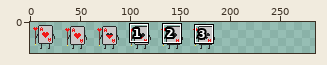
One commit to this sprite sheet: Assets/Settings/sprites/enemigos/cardDeath.png. Above, an overview of the earlier version with the close-up marked.
Close-up. Before:
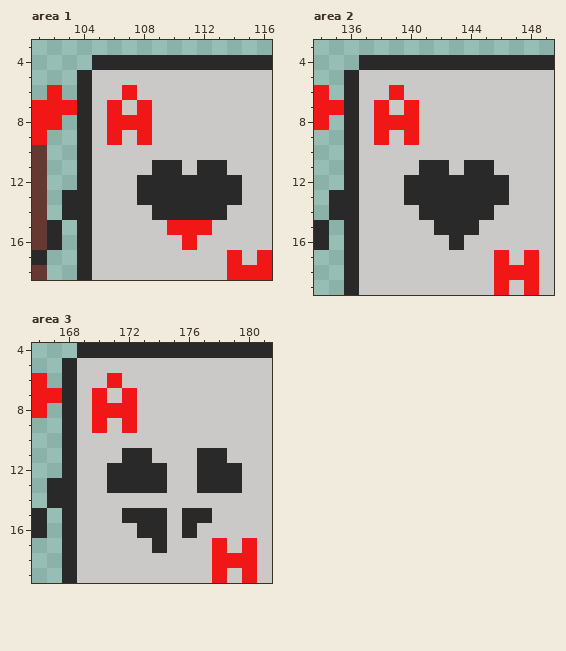
The file is 192x32 pixels. Colours within 5 levels of each other are drawn and written as one. Shown: area 1: x 101..116, y 3..18; area 2: x 134..149, y 3..19; area 3: x 166..181, y 4..19. The old version is drawn lined up with the new one, on the new canvas. The wide view leaves out empty margins. The commit also changed other parts of the picture, which this record leaves out.
New version:
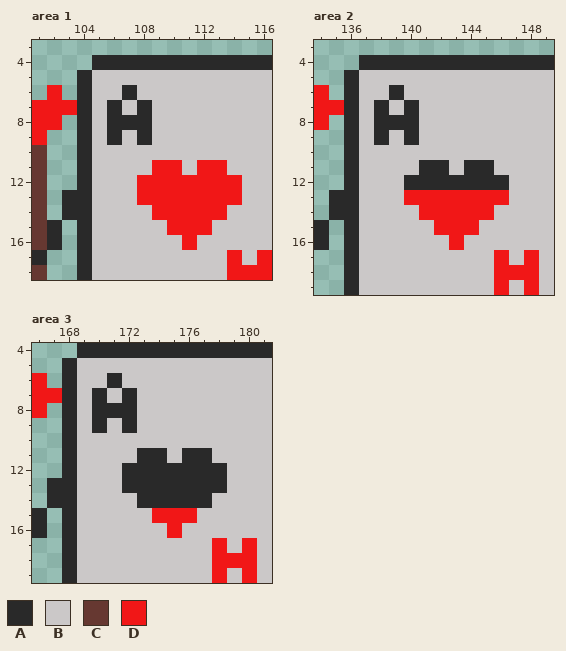
Palette (. is transparent): A #292929  B #cbc8c8  C #663831  D #f11717
What changed:
{"change": "canvas 192x32 -> 288x32"}
{"where": "area 1"}
{"y":6,"x":107,"old":"D","new":"A"}
{"y":7,"x":106,"old":"D","new":"A"}
{"y":7,"x":108,"old":"D","new":"A"}
{"y":8,"x":106,"old":"DDD","new":"AAA"}
{"y":9,"x":106,"old":"D","new":"A"}
{"y":9,"x":108,"old":"D","new":"A"}
{"y":11,"x":109,"old":"AA","new":"DD"}
{"y":11,"x":112,"old":"AA","new":"DD"}
{"y":12,"x":108,"old":"AAAAAAA","new":"DDDDDDD"}
{"y":13,"x":108,"old":"AAAAAAA","new":"DDDDDDD"}
{"y":14,"x":109,"old":"AAAAA","new":"DDDDD"}
{"where": "area 2"}
{"y":6,"x":139,"old":"D","new":"A"}
{"y":7,"x":138,"old":"D","new":"A"}
{"y":7,"x":140,"old":"D","new":"A"}
{"y":8,"x":138,"old":"DDD","new":"AAA"}
{"y":9,"x":138,"old":"D","new":"A"}
{"y":9,"x":140,"old":"D","new":"A"}
{"y":13,"x":140,"old":"AAAAAAA","new":"DDDDDDD"}
{"y":14,"x":141,"old":"AAAAA","new":"DDDDD"}
{"y":15,"x":142,"old":"AAA","new":"DDD"}
{"y":16,"x":143,"old":"A","new":"D"}
{"where": "area 3"}
{"y":6,"x":171,"old":"D","new":"A"}
{"y":7,"x":170,"old":"D","new":"A"}
{"y":7,"x":172,"old":"D","new":"A"}
{"y":8,"x":170,"old":"DDD","new":"AAA"}
{"y":9,"x":170,"old":"D","new":"A"}
{"y":9,"x":172,"old":"D","new":"A"}
{"y":11,"x":172,"old":"A","new":"B"}
{"y":11,"x":174,"old":"B","new":"A"}
{"y":11,"x":176,"old":"B","new":"A"}
{"y":11,"x":178,"old":"A","new":"B"}
{"y":12,"x":171,"old":"A","new":"B"}
{"y":12,"x":175,"old":"BB","new":"AA"}
{"y":12,"x":179,"old":"A","new":"B"}
{"y":13,"x":171,"old":"A","new":"B"}
{"y":13,"x":175,"old":"BB","new":"AA"}
{"y":13,"x":179,"old":"A","new":"B"}
{"y":14,"x":173,"old":"BBBBB","new":"AAAAA"}
{"y":15,"x":172,"old":"AAABAA","new":"BBDDDB"}
{"y":16,"x":173,"old":"AABA","new":"BBDB"}
{"y":17,"x":174,"old":"A","new":"B"}
{"label":"changed","picture_box":[107,85,242,220]}
{"label":"changed","picture_box":[374,85,509,250]}
{"label":"changed","picture_box":[92,373,242,553]}
